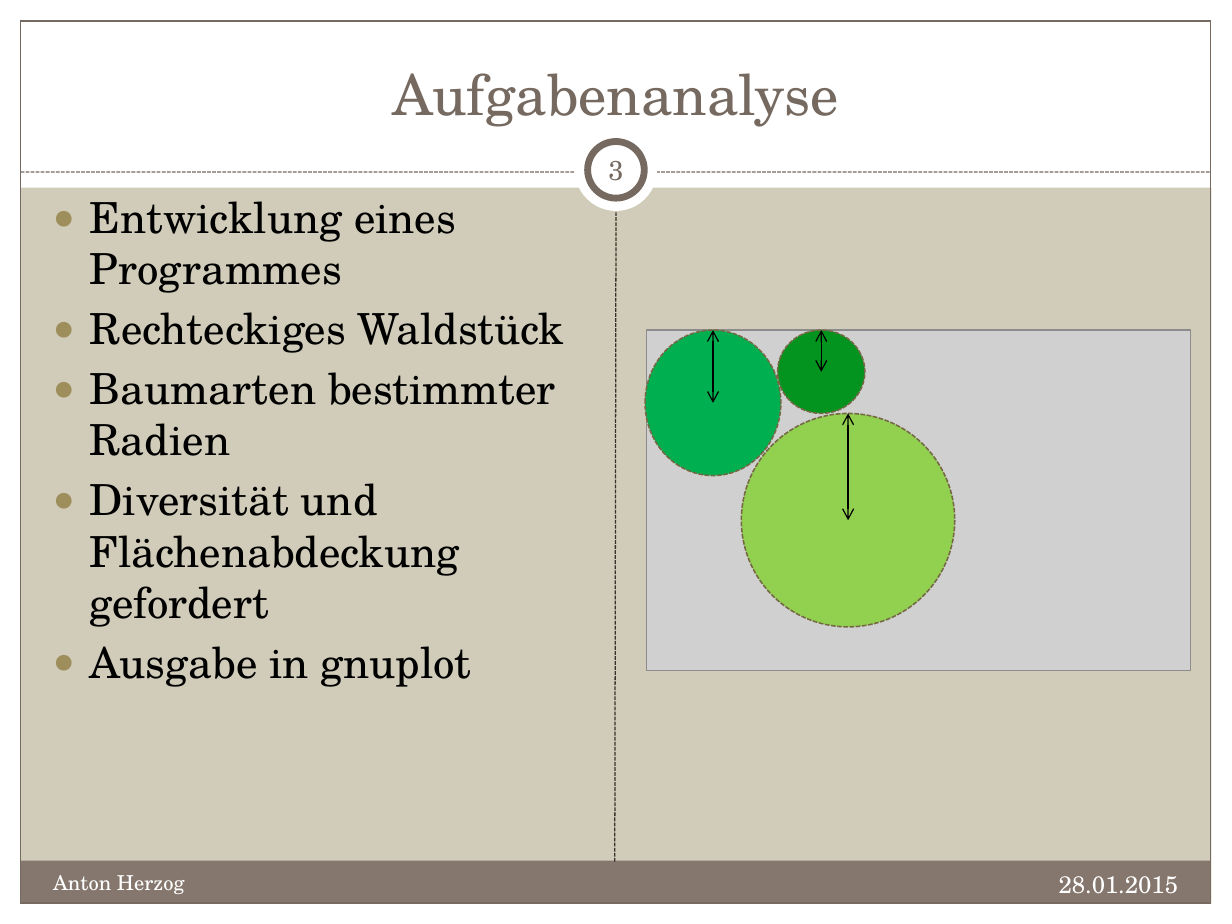
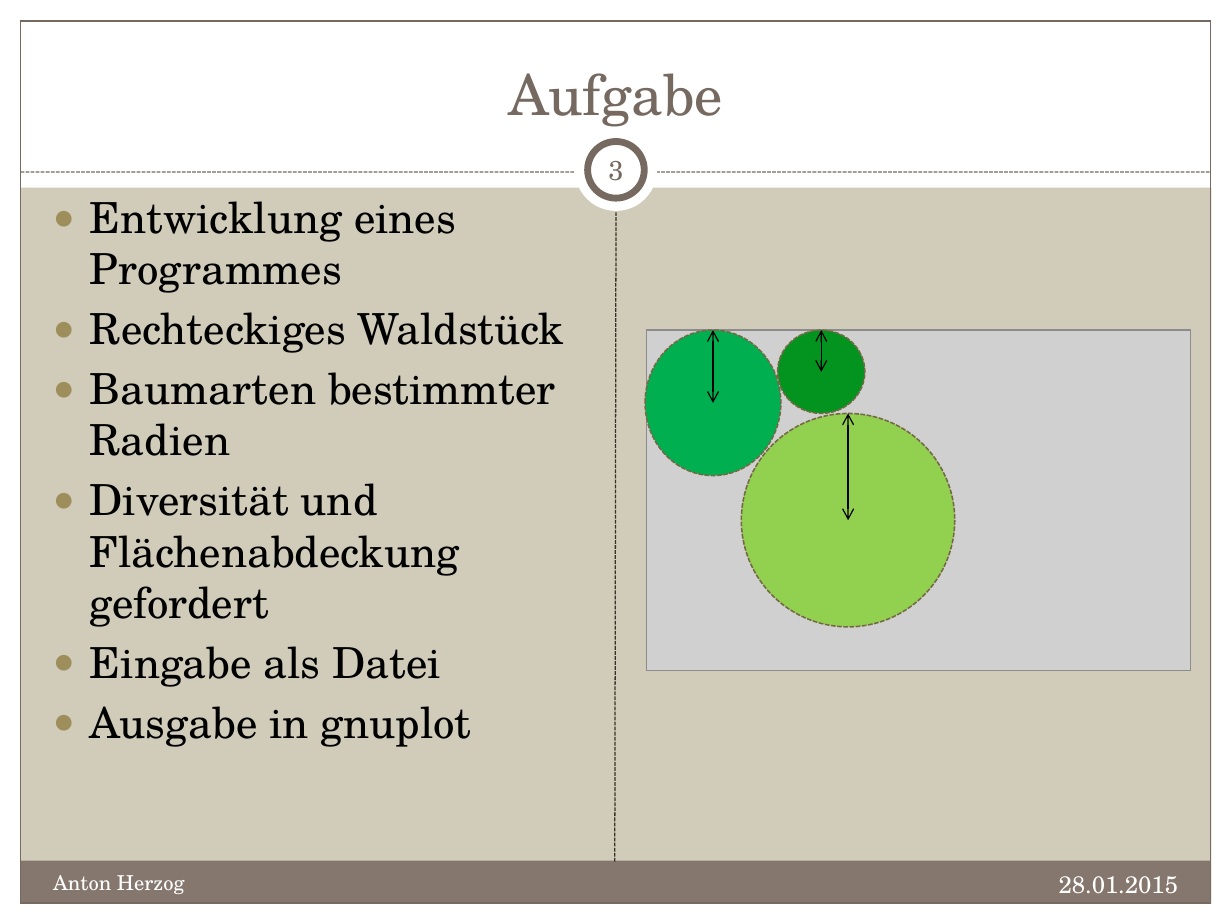
Before and after one commit to sqeezy/RettetDieBaeume, a slide deck: slide 3 of doc/AufforstungMischwald.pptx. Drawn at 1232x924 pixels with LibreOffice and Linux fonts; fonts in the diff are those of the drawing; grey boxes stand for pictures. Boxes give left, top, right and bottom in pixels: in the first picture for what was removed or moved away, otherwise in the second. Text is boxed around its words. In the diff, an @@ line names an element or a change of style, - is before the commit and + after.

Commit message:
Updated PPP.

```diff
--- a/doc/AufforstungMischwald.pptx
+++ b/doc/AufforstungMischwald.pptx
@@ title at box(508, 73, 722, 127): text changed @@
-Aufgabenanalyse
+Aufgabe
@@ text at box(90, 646, 441, 687): paragraph added @@
+● Eingabe als Datei
```
Also in this commit, not shown: 3 other slides changed.
